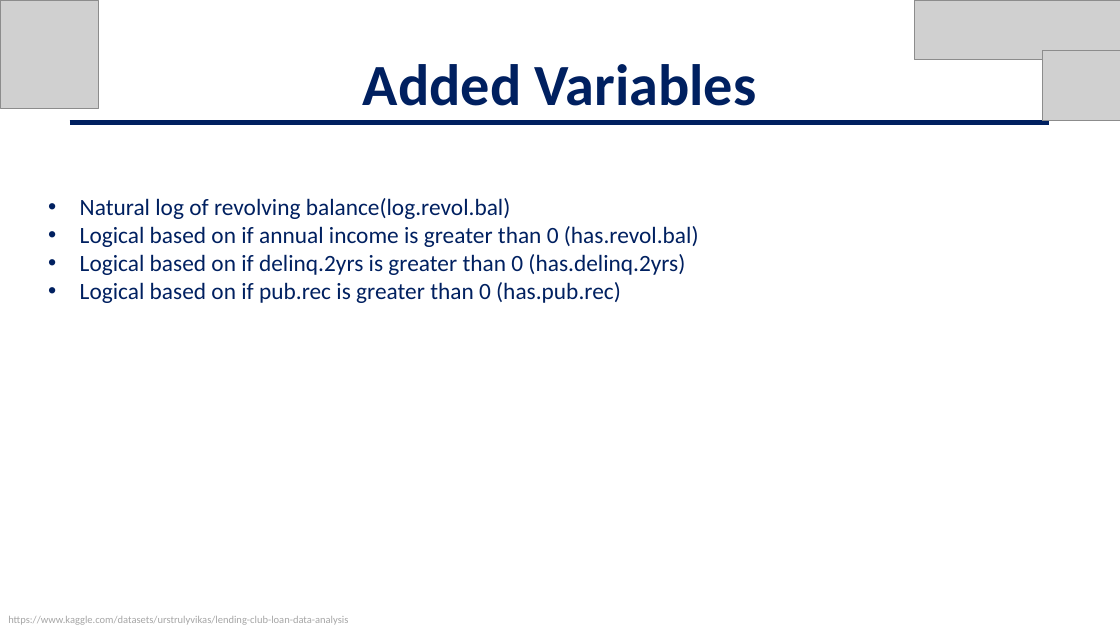
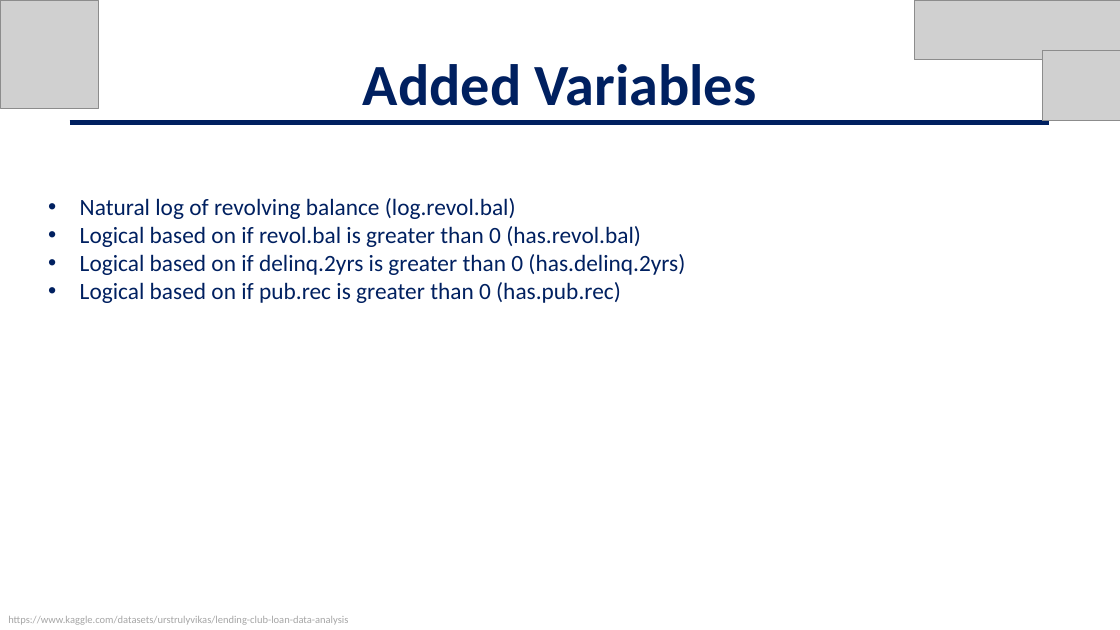
Before and after one commit to jschild01/JMB_DATS_6101, a slide deck: slide 4 of Project2/EDA_LendingClub_Slides - Project 2.pptx. Drawn at 1120x630 pixels with LibreOffice and Linux fonts; fonts in the diff are those of the drawing; grey boxes stand for pictures. Boxes give left, top, right and bottom in pixels: in the first picture for what was removed or moved away, otherwise in the second. Text is boxed around its words. In the diff, an @@ line names an element or a change of style, - is before the commit and + after.

```diff
--- a/Project2/EDA_LendingClub_Slides - Project 2.pptx
+++ b/Project2/EDA_LendingClub_Slides - Project 2.pptx
@@ text at [80,198,641,247]: text changed @@
-• Natural log of revolving balance(log.revol.bal)
-• Logical based on if annual income is greater than 0 (has.revol.bal)
+• Natural log of revolving balance (log.revol.bal)
+• Logical based on if revol.bal is greater than 0 (has.revol.bal)
```
Also in this commit, not shown: 1 other slide changed, 1 slide removed.
